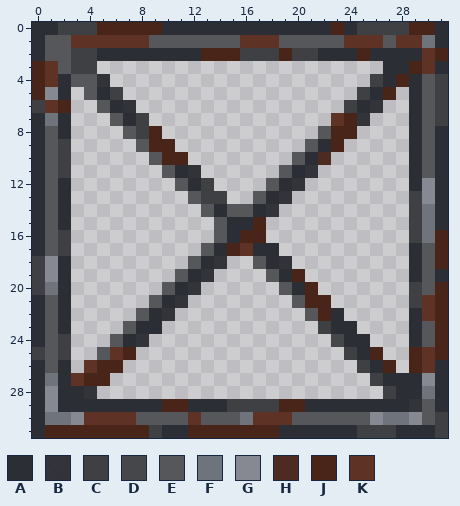
Two states of a pixel-art sprite, Eudaemon/assets/tiles/Scaffolding1x1D.png. This is how it looked before the edit.
The file is 32x32 pixels. Colours within 5 levels of each other are drawn and written as one.
Palette (. is transparent): A #2b2e34  B #2c2e34f6  C #3f4043  D #414245f5  E #55575b  F #6f737c  G #868991  H #482419f4  J #482419  K #5e3326
Pixels before, first column x 0:
 0 AACCCJJJJJAAAAAAAAAAAAAJACCCCJJA
 1 AEEKKKKKKEEEEEEEKKKEEEEEKKKEKKFA
 2 AEECCAAAAAAAAJJJCCCJCCAAAJAAAAKJ
 3 JKECC......................AAJKA
 4 JKAEEB....................CAJAEC
 5 JGA.EAC..................CAJ.AEC
 6 CKJ..EAB................CAB..AEC
 7 AFA...EAC..............KJB...AEC
 8 AEA....ECJ............EJJ....AEA
 9 AEC.....EJJ..........EAJ.....AEA
10 AEC......EJJ........EAH......AEA
11 AEC.......EAB......EAB.......AEA
12 AEA........EAC....EAB........AGA
13 AEA.........ECC..EAB.........CGA
14 AEA..........EAEEAB..........CFA
15 AEA...........EAAJ...........CFA
16 AEC...........EAJJ...........CFJ
17 AEC..........EAJKAA..........AEJ
18 CGA.........EAB..EAB.........AEJ
19 CGA........EAB....EAJ........AEA
20 CFA.......EAB......EAJ.......CEJ
21 AEA......EAB........EJJ......CKJ
22 AEA.....EAB..........EJA.....AKJ
23 AEA....EAA............CAA....AEJ
24 AEC...EAB..............DAA...AEJ
25 CEC..EKJ................CAJ..JKJ
26 AEA.KJJ..................CAJ.JKA
27 AFAKJJ....................CAAAGA
28 AGAAB......................CAAFA
29 AGAAAAAAAAJJAAACCCCJJAAAAAAAABEA
30 AFFGKKKKEEEEKEEEFKKKEEEEEEGFFGEC
31 AJJJJJJJJCAAJJJJJJJAAAAAACCCAAAC
After:
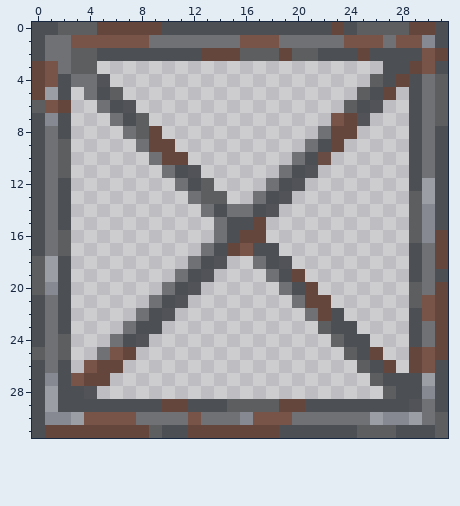
Diff:
{"colour":"A","old":"#2b2e34","new":"#4c4f54"}
{"colour":"B","old":"#2c2e34f6","new":"#4d4f54f6"}
{"colour":"C","old":"#3f4043","new":"#5d5e60"}
{"colour":"D","old":"#414245f5","new":"#5f6062f5"}
{"colour":"E","old":"#55575b","new":"#707175"}
{"colour":"F","old":"#6f737c","new":"#868991"}
{"colour":"G","old":"#868991","new":"#9c9ea6"}
{"colour":"H","old":"#482419f4","new":"#65463df4"}
{"colour":"J","old":"#482419","new":"#65463d"}
{"colour":"K","old":"#5e3326","new":"#775348"}
{"label":"changed","picture_box":[32,22,448,438]}
